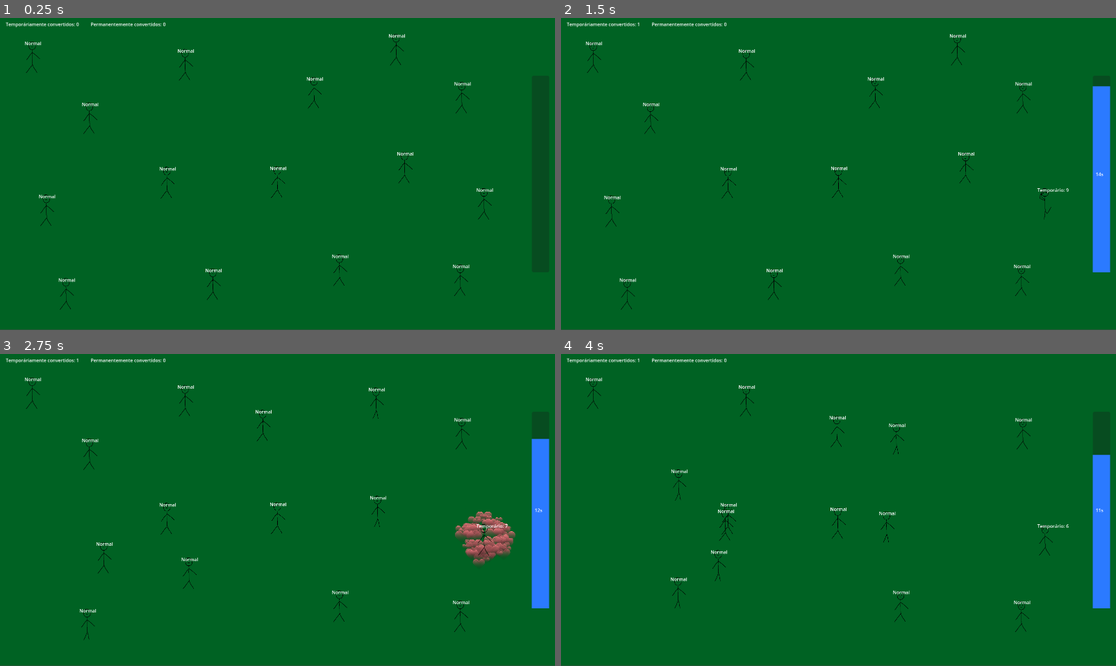
Above: before the commit, frames 1-4 (two rows, left to right).
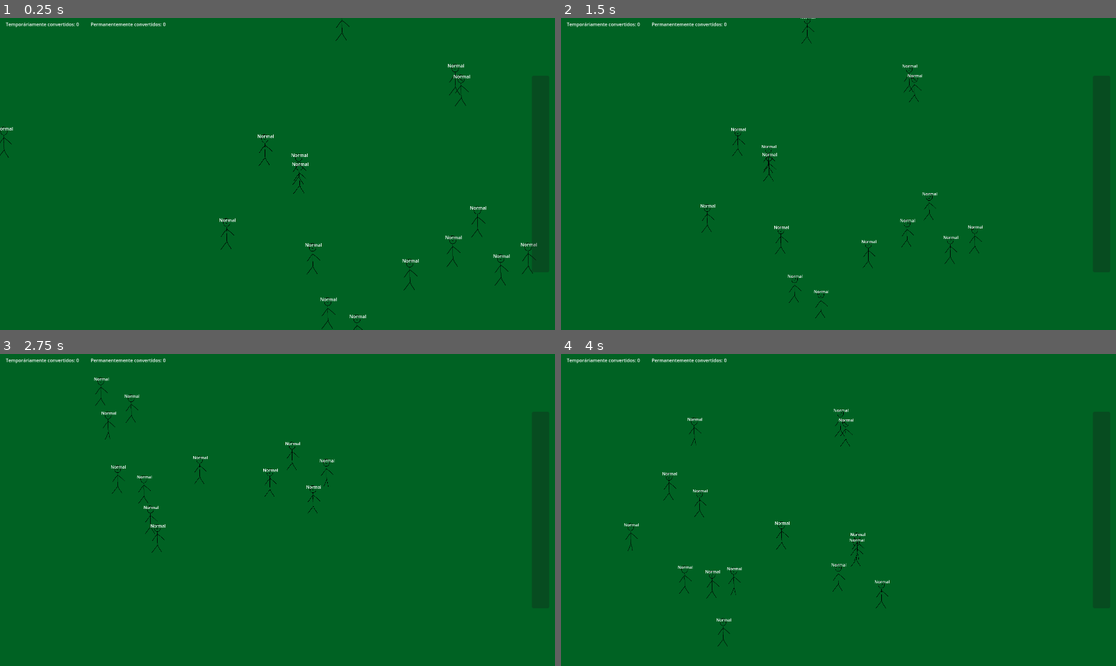
Above: after the commit, the same moments.

Repository: Harry32/PirateSoftwareGameJam
Game: Godot game, scene res://scenes/game.tscn
Same seed, same stepped clock (60 frames per second), same inputs: the game is played once before the commit and once after it.
Inputs (mouse positions are in pixels of both pictures, inside the frame that each line leads up to):
- Up to frame 1 (0.25 s): no input
- Up to frame 2 (1.5 s): tap Enter at 0.5 s; move the mouse to (1043, 205) at 0.52 s; hold D (Right, bound only after the commit) 0.53-1.28 s; hold Mouse wheel up (Zoom In, bound only after the commit) 0.53-1.28 s; click (1043, 205) at 0.67 s; tap Mouse wheel down (Zoom Out, bound only after the commit) at 0.8, 1.35 s; move the mouse to (627, 292) at 1.27 s; hold S (Down, bound only after the commit) from 1.28 s (still down); click (627, 292) at 1.42 s
- Up to frame 3 (2.75 s): tap Mouse wheel up (Zoom In, bound only after the commit) at 1.55 s; move the mouse to (294, 428) at 2.02 s; release S (Down, bound only after the commit) at 2.03 s; press the mouse at (294, 428) at 2.03 s; hold D (Right, bound only after the commit) from 2.03 s (still down); tap Mouse wheel down (Zoom Out, bound only after the commit) at 2.3 s
- Up to frame 4 (4 s): move the mouse to (649, 453) at 2.77 s; release D (Right, bound only after the commit) at 2.78 s; release the mouse at (649, 453) at 2.78 s; hold W (Up, bound only after the commit) 2.78-3.53 s; tap Mouse wheel up (Zoom In, bound only after the commit) at 2.85 s; click (649, 453) at 2.92 s; move the mouse to (1021, 616) at 3.52 s; hold A (Left, bound only after the commit) from 3.53 s (still down); hold Mouse wheel down (Zoom Out, bound only after the commit) from 3.53 s (still down); click (1021, 616) at 3.67 s

The runs differ from the first frame. In frame 1, 1.7% of the frame differs, in the area x 0-100%, y 0-100%; in frame 2, 3.5%; in frame 3, 4.3%, in the area x 0-100%, y 1-100%; in frame 4, 3.1%.

Commit message:
Moving camera

Diff:
--- a/project.godot
+++ b/project.godot
@@ -47,6 +47,40 @@
 "events": [Object(InputEventKey,"resource_local_to_scene":false,"resource_name":"","device":-1,"window_id":0,"alt_press …(182 unchanged characters)…
 ]
 }
+Up={
+"deadzone": 0.5,
+"events": [Object(InputEventKey,"resource_local_to_scene":false,"resource_name":"","device":-1,"window_id":0,"alt_pressed":false,"shift_pressed":false,"ctrl_pressed":false,"meta_pressed":false,"pressed":false,"keycode":0,"physical_keycode":87,"key_label":0,"unicode":119,"echo":false,"script":null)
+, Object(InputEventKey,"resource_local_to_scene":false,"resource_name":"","device":-1,"window_id":0,"alt_pressed":false,"shift_pressed":false,"ctrl_pressed":false,"meta_pressed":false,"pressed":false,"keycode":0,"physical_keycode":4194320,"key_label":0,"unicode":0,"echo":false,"script":null)
+]
+}
+Down={
+"deadzone": 0.5,
+"events": [Object(InputEventKey,"resource_local_to_scene":false,"resource_name":"","device":-1,"window_id":0,"alt_pressed":false,"shift_pressed":false,"ctrl_pressed":false,"meta_pressed":false,"pressed":false,"keycode":0,"physical_keycode":83,"key_label":0,"unicode":115,"echo":false,"script":null)
+, Object(InputEventKey,"resource_local_to_scene":false,"resource_name":"","device":-1,"window_id":0,"alt_pressed":false,"shift_pressed":false,"ctrl_pressed":false,"meta_pressed":false,"pressed":false,"keycode":0,"physical_keycode":4194322,"key_label":0,"unicode":0,"echo":false,"script":null)
+]
+}
+Left={
+"deadzone": 0.5,
+"events": [Object(InputEventKey,"resource_local_to_scene":false,"resource_name":"","device":-1,"window_id":0,"alt_pressed":false,"shift_pressed":false,"ctrl_pressed":false,"meta_pressed":false,"pressed":false,"keycode":0,"physical_keycode":65,"key_label":0,"unicode":97,"echo":false,"script":null)
+, Object(InputEventKey,"resource_local_to_scene":false,"resource_name":"","device":-1,"window_id":0,"alt_pressed":false,"shift_pressed":false,"ctrl_pressed":false,"meta_pressed":false,"pressed":false,"keycode":0,"physical_keycode":4194319,"key_label":0,"unicode":0,"echo":false,"script":null)
+]
+}
+Right={
+"deadzone": 0.5,
+"events": [Object(InputEventKey,"resource_local_to_scene":false,"resource_name":"","device":-1,"window_id":0,"alt_pressed":false,"shift_pressed":false,"ctrl_pressed":false,"meta_pressed":false,"pressed":false,"keycode":0,"physical_keycode":68,"key_label":0,"unicode":100,"echo":false,"script":null)
+, Object(InputEventKey,"resource_local_to_scene":false,"resource_name":"","device":-1,"window_id":0,"alt_pressed":false,"shift_pressed":false,"ctrl_pressed":false,"meta_pressed":false,"pressed":false,"keycode":0,"physical_keycode":4194321,"key_label":0,"unicode":0,"echo":false,"script":null)
+]
+}
+"Zoom In"={
+"deadzone": 0.5,
+"events": [Object(InputEventMouseButton,"resource_local_to_scene":false,"resource_name":"","device":-1,"window_id":0,"alt_pressed":false,"shift_pressed":false,"ctrl_pressed":false,"meta_pressed":false,"button_mask":8,"position":Vector2(230, 10),"global_position":Vector2(234, 51),"factor":1.0,"button_index":4,"canceled":false,"pressed":true,"double_click":false,"script":null)
+]
+}
+"Zoom Out"={
+"deadzone": 0.5,
+"events": [Object(InputEventMouseButton,"resource_local_to_scene":false,"resource_name":"","device":-1,"window_id":0,"alt_pressed":false,"shift_pressed":false,"ctrl_pressed":false,"meta_pressed":false,"button_mask":16,"position":Vector2(235, 15),"global_position":Vector2(239, 56),"factor":1.0,"button_index":5,"canceled":false,"pressed":true,"double_click":false,"script":null)
+]
+}
 
 [rendering]
 
--- /dev/null
+++ b/scenes/people_spawner.tscn
@@ -0,0 +1,6 @@
+[gd_scene load_steps=2 format=3 uid="uid://mpyxy4gv0up5"]
+
+[ext_resource type="Script" path="res://scripts/people_spawner.gd" id="1_rlj35"]
+
+[node name="PeopleSpawner" type="Node"]
+script = ExtResource("1_rlj35")
--- a/scenes/person.tscn
+++ b/scenes/person.tscn
@@ -45,22 +45,6 @@
 "args": [],
 "method": &"cause_effect"
 }]
-}
-
-[sub_resource type="Animation" id="Animation_pj00o"]
-resource_name = "Walking"
-loop_mode = 1
-tracks/0/type = "value"
-tracks/0/imported = false
-tracks/0/enabled = true
-tracks/0/path = NodePath("Sprite2D:texture")
-tracks/0/interp = 1
-tracks/0/loop_wrap = true
-tracks/0/keys = {
-"times": PackedFloat32Array(0, 0.5),
-"transitions": PackedFloat32Array(1, 1),
-"update": 1,
-"values": [ExtResource("4_1xfo7"), ExtResource("7_ht21v")]
 }
 
 [sub_resource type="Animation" id="Animation_am212"]
@@ -80,6 +64,22 @@
 "values": [ExtResource("5_642la"), ExtResource("4_yd6vf")]
 }
 
+[sub_resource type="Animation" id="Animation_pj00o"]
+resource_name = "Walking"
+loop_mode = 1
+tracks/0/type = "value"
+tracks/0/imported = false
+tracks/0/enabled = true
+tracks/0/path = NodePath("Sprite2D:texture")
+tracks/0/interp = 1
+tracks/0/loop_wrap = true
+tracks/0/keys = {
+"times": PackedFloat32Array(0, 0.5),
+"transitions": PackedFloat32Array(1, 1),
+"update": 1,
+"values": [ExtResource("4_1xfo7"), ExtResource("7_ht21v")]
+}
+
 [sub_resource type="AnimationLibrary" id="AnimationLibrary_dttf4"]
 _data = {
 "Action": SubResource("Animation_sbvn1"),
@@ -166,7 +166,7 @@
 
 [node name="Sprite2D" type="Sprite2D" parent="."]
 scale = Vector2(0.4, 0.4)
-texture = ExtResource("5_642la")
+texture = ExtResource("4_yd6vf")
 
 [node name="AnimationPlayer" type="AnimationPlayer" parent="."]
 libraries = {
--- a/scenes/test_scene.tscn
+++ b/scenes/test_scene.tscn
@@ -1,62 +1,30 @@
-[gd_scene load_steps=4 format=3 uid="uid://cvqcmw6kxv1lo"]
+[gd_scene load_steps=6 format=3 uid="uid://cvqcmw6kxv1lo"]
 
 [ext_resource type="Texture2D" uid="uid://bfeh0t2643udc" path="res://graphics/gradient_texture.tres" id="1_ldara"]
 [ext_resource type="PackedScene" uid="uid://o33urjc3n8t4" path="res://scenes/person.tscn" id="2_a3ao7"]
+[ext_resource type="PackedScene" uid="uid://mpyxy4gv0up5" path="res://scenes/people_spawner.tscn" id="3_e26fd"]
 [ext_resource type="PackedScene" uid="uid://kl5xdrsakx2" path="res://scenes/ui.tscn" id="3_qsgc8"]
+[ext_resource type="Script" path="res://scripts/camera.gd" id="3_r2yuu"]
 
 [node name="TestScene" type="Node2D"]
+metadata/_edit_horizontal_guides_ = [-3535.0, 4672.0]
+metadata/_edit_vertical_guides_ = [-5753.0, 7690.0]
 
 [node name="GradientTexture" type="Sprite2D" parent="."]
-position = Vector2(960.75, 539.25)
-scale = Vector2(30.0391, 16.8672)
+position = Vector2(973.001, 557)
+scale = Vector2(210, 128.156)
 texture = ExtResource("1_ldara")
-
-[node name="Person" parent="." instance=ExtResource("2_a3ao7")]
-position = Vector2(1677, 639)
-
-[node name="Person2" parent="." instance=ExtResource("2_a3ao7")]
-position = Vector2(231, 950)
-
-[node name="Person3" parent="." instance=ExtResource("2_a3ao7")]
-position = Vector2(1089, 254)
-
-[node name="Person4" parent="." instance=ExtResource("2_a3ao7")]
-position = Vector2(312, 342)
-
-[node name="Person5" parent="." instance=ExtResource("2_a3ao7")]
-position = Vector2(1595, 903)
-
-[node name="Person6" parent="." instance=ExtResource("2_a3ao7")]
-position = Vector2(1373, 105)
-
-[node name="Person7" parent="." instance=ExtResource("2_a3ao7")]
-position = Vector2(114, 131)
-
-[node name="Person8" parent="." instance=ExtResource("2_a3ao7")]
-position = Vector2(962, 563)
-
-[node name="Person9" parent="." instance=ExtResource("2_a3ao7")]
-position = Vector2(1402, 513)
-
-[node name="Person10" parent="." instance=ExtResource("2_a3ao7")]
-position = Vector2(580, 565)
-
-[node name="Person11" parent="." instance=ExtResource("2_a3ao7")]
-position = Vector2(163, 661)
-
-[node name="Person12" parent="." instance=ExtResource("2_a3ao7")]
-position = Vector2(643, 157)
-
-[node name="Person13" parent="." instance=ExtResource("2_a3ao7")]
-position = Vector2(739, 917)
-
-[node name="Person14" parent="." instance=ExtResource("2_a3ao7")]
-position = Vector2(1600, 271)
-
-[node name="Person15" parent="." instance=ExtResource("2_a3ao7")]
-position = Vector2(1177, 868)
 
 [node name="UI" parent="." instance=ExtResource("3_qsgc8")]
 
 [node name="Camera2D" type="Camera2D" parent="."]
 position = Vector2(960, 540)
+position_smoothing_enabled = true
+script = ExtResource("3_r2yuu")
+
+[node name="PeopleSpawner" parent="." instance=ExtResource("3_e26fd")]
+x1 = 1920.0
+y1 = 1080.0
+
+[node name="Person" parent="." instance=ExtResource("2_a3ao7")]
+position = Vector2(1036, 518)
--- /dev/null
+++ b/scripts/camera.gd
@@ -0,0 +1,26 @@
+extends Camera2D
+
+
+var zoomRate: Vector2 = Vector2(0.1, 0.1)
+var speed: float = 500.0
+
+# Called when the node enters the scene tree for the first time.
+func _ready():
+	pass # Replace with function body.
+
+
+# Called every frame. 'delta' is the elapsed time since the previous frame.
+func _physics_process(delta):
+	var direction = Input.get_vector("Left", "Right", "Up", "Down")
+
+	position += direction * speed * delta
+
+
+func _input(event):
+	if event.is_action_pressed("Zoom In"):
+		if zoom.x < 2:
+			zoom += zoomRate
+
+	if event.is_action_pressed("Zoom Out"):
+		if zoom.x > 0.1:
+			zoom -= zoomRate
--- /dev/null
+++ b/scripts/people_spawner.gd
@@ -0,0 +1,24 @@
+extends Node
+
+
+@export var quantity: int = 15
+@export var x0: float
+@export var y0: float
+@export var x1: float
+@export var y1: float
+
+
+var rng = RandomNumberGenerator.new()
+const PERSON = preload("res://scenes/person.tscn")
+
+
+func _ready():
+
+	for i in range(quantity):
+		var x = rng.randf_range(x0, x1)
+		var y = rng.randf_range(y0, y1)
+
+		var personInstance = PERSON.instantiate()
+		personInstance.position = Vector2(x, y)
+
+		$"..".call_deferred("add_child", personInstance)
--- a/scripts/person.gd
+++ b/scripts/person.gd
@@ -16,14 +16,6 @@
 
 
 func _physics_process(_delta):
-		#if walking:
-			#rotation = move_toward(rotation, deg_to_rad(newAngle), 0.01)
-		#else:
-			#rotation = move_toward(rotation, deg_to_rad(newAngle), 0.0018)
-
-		#if abs(abs(rotation) - abs(deg_to_rad(newAngle))) <= 0.000001:
-			#newAngle = -newAngle
-
 	if effect == "Permanent":
 		$Label.text = "Permanente"
 	if effect == "Temporary":
